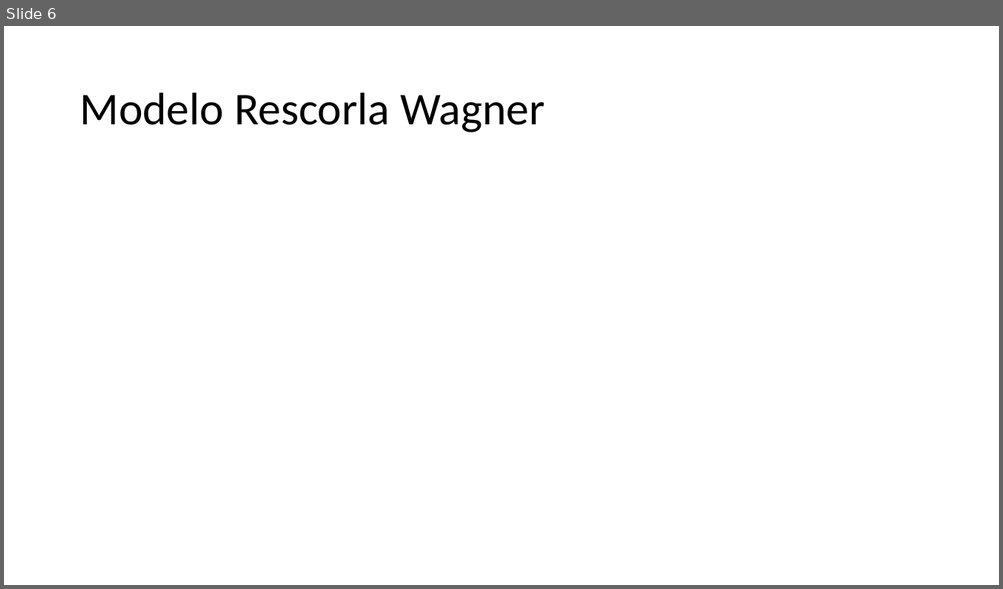
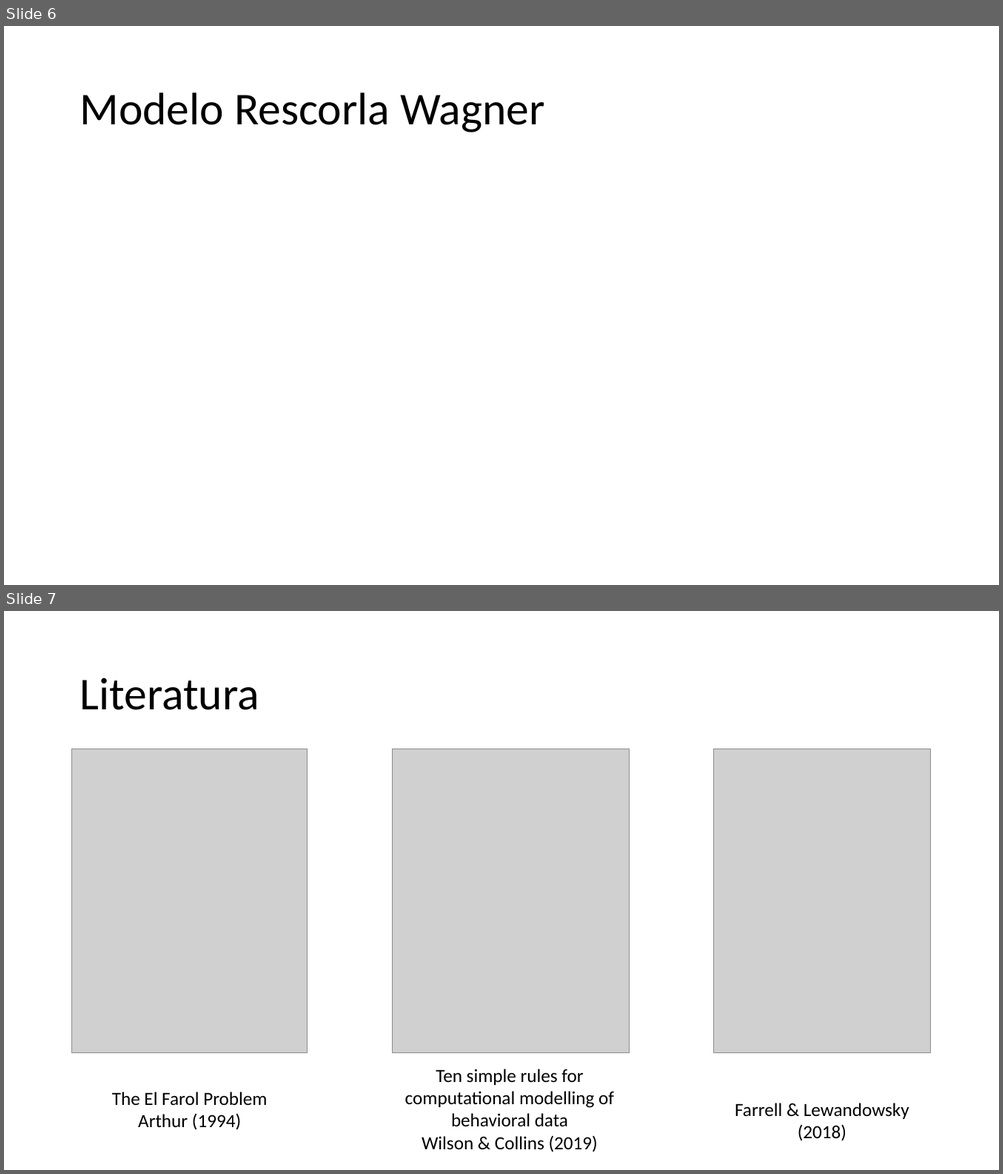
Before and after one commit to Slendercoder/SemilleroMSFS, a slide deck: Presentaciones/MSCFC.pptx. Shown one above the other, each under a label of ours: slide 6 before the commit, slides 6 and 7 after it. The pictures are 1003x589 and 1003x1174 pixels, drawn with LibreOffice and Linux fonts; fonts in the diff are those of the drawing; grey boxes stand for pictures. Boxes give left, top, right and bottom in pixels: in the first picture for what was removed or moved away, otherwise in the second. Text is boxed around its words. In the diff, an @@ line names an element or a change of style, - is before the commit and + after.

Commit message:
Presentacion inicial

```diff
--- a/Presentaciones/MSCFC.pptx
+++ b/Presentaciones/MSCFC.pptx
@@ slide 7 added at [4, 611, 999, 1170], background #FFFFFF @@
@@ title added at [79, 678, 259, 710], 44 pt, text #000000 @@
+Literatura
@@ picture added at [72, 749, 307, 1053] @@
@@ picture added at [392, 749, 629, 1053] @@
@@ picture added at [714, 749, 930, 1053] @@
@@ text added at [405, 1069, 614, 1153], 18 pt, text #000000 @@
+Ten simple rules for computational modelling of behavioral data
+Wilson & Collins (2019)
@@ text added at [112, 1092, 267, 1130], 18 pt, text #000000 @@
+The El Farol Problem
+Arthur (1994)
@@ text added at [734, 1103, 909, 1142], 18 pt, text #000000 @@
+Farrell & Lewandowsky (2018)
```
